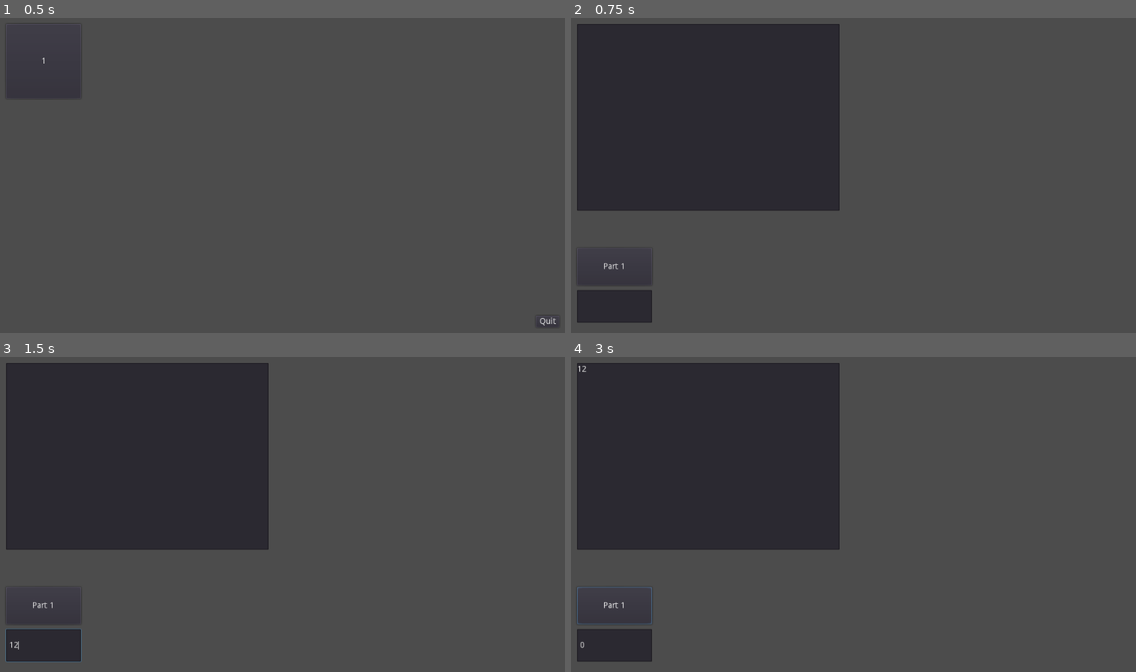
Above: before the commit, frames 1-4 (two rows, left to right).
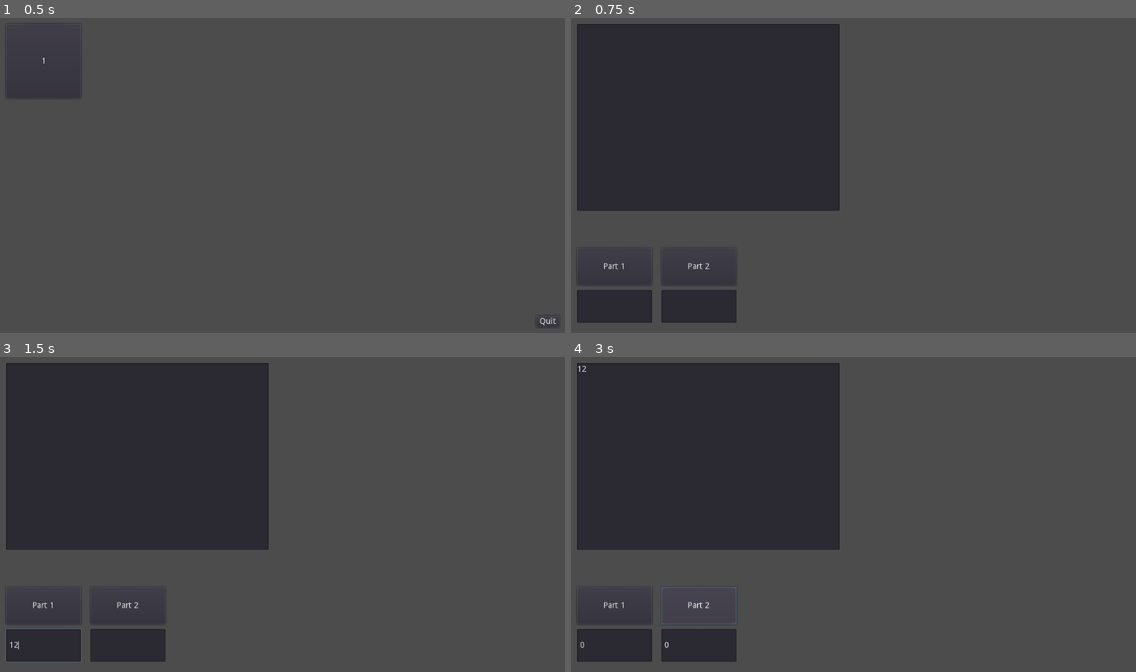
Above: after the commit, the same moments.

Repository: FailedCode/adventofcode-2021
Game: Godot game, scene res://Scenes/MainScene.tscn
Two runs of this game, one before a commit and one after it. Both use one fixed random seed, a clock stepped at 60 frames per second and the inputs below.
Inputs (mouse positions are in pixels of both pictures, inside the frame that each line leads up to):
- Up to frame 1 (0.5 s): no input
- Up to frame 2 (0.75 s): click "1" at 0.5 s
- Up to frame 3 (1.5 s): click (45, 646) at 1.27 s; type "12" at 1.35 s
- Up to frame 4 (3 s): click (706, 457) at 1.5 s; type "12" at 1.58 s; click "Part 1" at 2 s; click (700, 605) at 2.75 s, where only the run after the commit has a clickable "Part 2"

Frame 1 is identical in both runs. In frame 2, 1.4% of the frame differs, in the area x 16-30%, y 77-97%; in frame 3, 1.4%; in frame 4, 1.5%, in the area x 1-30%, y 72-97%.

Commit message:
Day 1, part 2

Diff:
--- a/Scenes/Day1.gd
+++ b/Scenes/Day1.gd
@@ -1,10 +1,12 @@
 extends Node2D
 
+var puzzleInput
 var part1ResultLabel
-var puzzleInput
+var part2ResultLabel
 
 func _ready():
 	part1ResultLabel = find_node("Part1Result")
+	part2ResultLabel = find_node("Part2Result")
 	puzzleInput = find_node("PuzzleInput")
 
 func _on_Part1_button_up():
@@ -14,11 +16,31 @@
 func calculatePart1():
 	var inputText = puzzleInput.text
 	var numbers = inputText.split("\n", false);
+	var increases = diffNumbers(numbers)
+	return String(increases)
+
+func diffNumbers(_numbers):
 	var prev = 0
 	var increases = 0
-	for i in range(1, numbers.size()):
-		if int(numbers[i]) > int(numbers[prev]):
+	for i in range(1, _numbers.size()):
+		if int(_numbers[i]) > int(_numbers[prev]):
 			increases += 1
 		prev = i
+	return increases
 
+func _on_Part2_button_up():
+	var result = calculatePart2()
+	part2ResultLabel.text = result
+
+func calculatePart2():
+	var inputText = puzzleInput.text
+	var numbers = inputText.split("\n", false);
+	var prevA = 0
+	var prevB = 1
+	var sums = []
+	for i in range(2, numbers.size()):
+		sums.append(int(numbers[prevA]) + int(numbers[prevB]) + int(numbers[i]))
+		prevA += 1
+		prevB += 1
+	var increases = diffNumbers(sums)
 	return String(increases)
--- a/Scenes/Day1.tscn
+++ b/Scenes/Day1.tscn
@@ -15,10 +15,29 @@
 "_edit_use_anchors_": false
 }
 
+[node name="Part2" type="Button" parent="."]
+margin_left = 208.0
+margin_top = 448.0
+margin_right = 336.0
+margin_bottom = 512.0
+text = "Part 2"
+__meta__ = {
+"_edit_use_anchors_": false
+}
+
 [node name="Part1Result" type="LineEdit" parent="."]
 margin_left = 64.0
 margin_top = 520.0
 margin_right = 192.0
+margin_bottom = 576.0
+__meta__ = {
+"_edit_use_anchors_": false
+}
+
+[node name="Part2Result" type="LineEdit" parent="."]
+margin_left = 208.0
+margin_top = 520.0
+margin_right = 336.0
 margin_bottom = 576.0
 __meta__ = {
 "_edit_use_anchors_": false
@@ -34,3 +53,4 @@
 }
 
 [connection signal="button_up" from="Part1" to="." method="_on_Part1_button_up"]
+[connection signal="button_up" from="Part2" to="." method="_on_Part2_button_up"]
